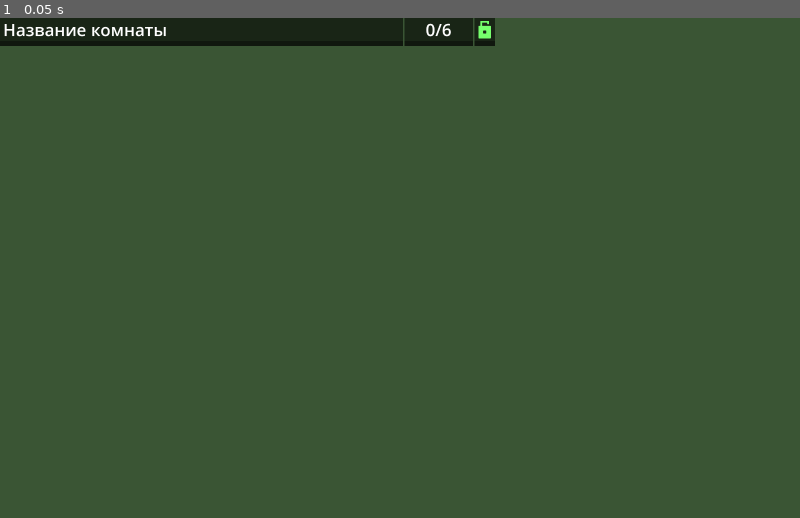
Above: before the commit, frame 1.
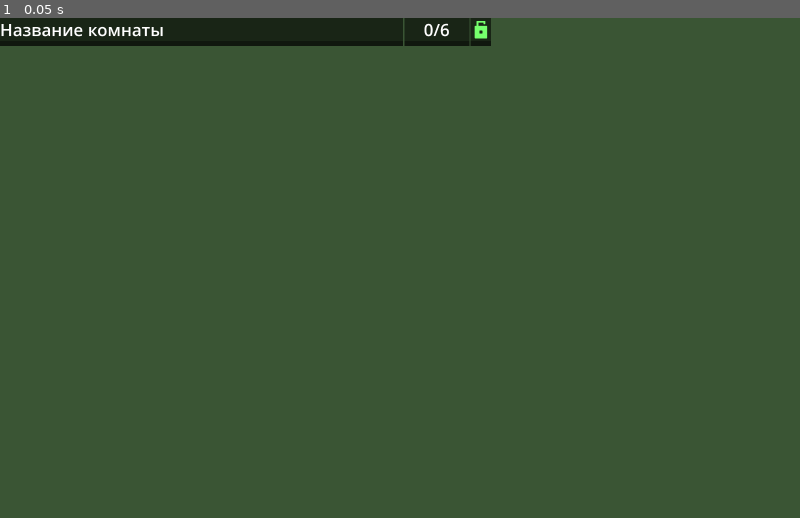
Above: after the commit, the same moment.

Repository: Brotiger/poker-app
Game: Godot game, scene res://object/gui/element/window/game_list_element.tscn
The game is run twice, just before and just after one commit, with the same random seed, the same clock (stepped at 60 frames per second) and the same inputs. This scene is started directly instead of the project's main scene.
Inputs:
- Up to frame 1 (0.05 s): no input

The runs differ from the first frame. In frame 1, 0.5% of the frame differs, in the area x 0-62%, y 0-6%.

Commit message:
Добавлен объект cell

Diff:
--- /dev/null
+++ b/object/gui/element/window/cell.tscn
@@ -0,0 +1,19 @@
+[gd_scene load_steps=3 format=3 uid="uid://cthk8sb71n314"]
+
+[ext_resource type="Script" path="res://script/cell.gd" id="1_f270j"]
+
+[sub_resource type="StyleBoxFlat" id="StyleBoxFlat_ii6tf"]
+bg_color = Color(0, 0, 0, 0.568627)
+border_width_bottom = 15
+border_color = Color(0, 0, 0, 0.72549)
+
+[node name="Cell" type="LineEdit"]
+theme_override_colors/font_uneditable_color = Color(1, 1, 1, 1)
+theme_override_font_sizes/font_size = 54
+theme_override_styles/read_only = SubResource("StyleBoxFlat_ii6tf")
+editable = false
+script = ExtResource("1_f270j")
+normal_error_border_color = Color(1, 0, 0, 0.607843)
+read_only_error_border_color = Color(1, 0, 0, 0.607843)
+normal_success_border_color = Color(0, 1, 0, 0.607843)
+read_only_success_border_color = Color(0, 1, 0, 0.607843)
--- a/object/gui/element/window/game_list_element.tscn
+++ b/object/gui/element/window/game_list_element.tscn
@@ -1,24 +1,10 @@
-[gd_scene load_steps=10 format=3 uid="uid://cjx0i2eas2rew"]
+[gd_scene load_steps=8 format=3 uid="uid://cjx0i2eas2rew"]
 
 [ext_resource type="Script" path="res://script/element/game_list_element.gd" id="1_rn1vj"]
-[ext_resource type="PackedScene" uid="uid://cadurnpifdfnu" path="res://object/gui/element/window/edit_line.tscn" id="2_077sd"]
+[ext_resource type="PackedScene" uid="uid://cthk8sb71n314" path="res://object/gui/element/window/cell.tscn" id="2_6sr01"]
 [ext_resource type="Texture2D" uid="uid://criflhyp1ckc3" path="res://asset/icons/White-Icon/Locker-Locked.svg" id="3_bp4ak"]
 [ext_resource type="Texture2D" uid="uid://bl7s7hl380imr" path="res://asset/icons/White-Icon/Locker-Unlocked.svg" id="4_hiqvd"]
 [ext_resource type="Script" path="res://script/element/button.gd" id="4_ma2rt"]
-
-[sub_resource type="StyleBoxFlat" id="StyleBoxFlat_4lj35"]
-content_margin_left = 10.0
-content_margin_right = 10.0
-bg_color = Color(0, 0, 0, 0.568627)
-border_width_bottom = 15
-border_color = Color(0, 0, 0, 0.72549)
-
-[sub_resource type="StyleBoxFlat" id="StyleBoxFlat_jxx56"]
-content_margin_left = 10.0
-content_margin_right = 10.0
-bg_color = Color(0, 0, 0, 0.568627)
-border_width_bottom = 15
-border_color = Color(0, 0, 0, 0.72549)
 
 [sub_resource type="StyleBoxFlat" id="StyleBoxFlat_8mqbk"]
 content_margin_left = 5.0
@@ -45,21 +31,15 @@
 [node name="HBoxContainer" type="HBoxContainer" parent="."]
 layout_mode = 2
 
-[node name="Name" parent="HBoxContainer" instance=ExtResource("2_077sd")]
+[node name="Name" parent="HBoxContainer" instance=ExtResource("2_6sr01")]
 custom_minimum_size = Vector2(1290, 0)
 layout_mode = 2
-theme_override_colors/font_uneditable_color = Color(1, 1, 1, 1)
-theme_override_styles/read_only = SubResource("StyleBoxFlat_4lj35")
 text = "Название комнаты"
-editable = false
 
-[node name="Players" parent="HBoxContainer" instance=ExtResource("2_077sd")]
+[node name="Players" parent="HBoxContainer" instance=ExtResource("2_6sr01")]
 layout_mode = 2
-theme_override_colors/font_uneditable_color = Color(1, 1, 1, 1)
-theme_override_styles/read_only = SubResource("StyleBoxFlat_jxx56")
 text = "0/6"
 alignment = 1
-editable = false
 
 [node name="Private" type="Button" parent="HBoxContainer"]
 visible = false
--- a/script/auth_api.gd
+++ b/script/auth_api.gd
@@ -39,7 +39,7 @@
 
 func refresh_token_request():
 	var body = JSON.stringify({
-		"refreshToken": self.refresh_token,
+		"refresh_token": self.refresh_token,
 	})
 
 	var url = Config.http_api_url + endpoint
--- /dev/null
+++ b/script/cell.gd
@@ -0,0 +1,35 @@
+extends LineEdit
+
+@export var normal_error_border_color: Color
+@export var read_only_error_border_color: Color
+
+@export var normal_success_border_color: Color
+@export var read_only_success_border_color: Color
+
+var default_normal_border_color: Color
+var default_read_only_border_color: Color
+
+var normal_style_box: StyleBox
+var read_only_style_box: StyleBox
+
+func _ready() -> void:
+	self.normal_style_box = get_theme_stylebox("normal").duplicate()
+	self.read_only_style_box = get_theme_stylebox("read_only").duplicate()
+
+	add_theme_stylebox_override("normal", self.normal_style_box)
+	add_theme_stylebox_override("read_only", self.read_only_style_box)
+
+	self.default_normal_border_color = self.normal_style_box.border_color
+	self.default_read_only_border_color = self.read_only_style_box.border_color
+
+func Default():
+	self.normal_style_box.border_color = self.default_normal_border_color
+	self.read_only_style_box.border_color = self.default_read_only_border_color
+
+func Error():
+	self.normal_style_box.border_color = self.normal_error_border_color
+	self.read_only_style_box.border_color = self.read_only_error_border_color
+
+func Success():
+	self.normal_style_box.border_color = self.normal_success_border_color
+	self.read_only_style_box.border_color = self.read_only_success_border_color
--- a/script/game/game_list.gd
+++ b/script/game/game_list.gd
@@ -40,7 +40,7 @@
 		for game in data.games:
 			var game_list_element_instance = game_list_element.instantiate()
 			self.game_list_container.add_child(game_list_element_instance)
-			game_list_element_instance.set_info(game.name, game.countPlayers, game.maxPlayers, game.withPassword, game.status)
+			game_list_element_instance.set_info(game.name, game.count_players, game.max_players, game.with_password, game.status)
 
 func _show() -> void:
 	self.get_games()
